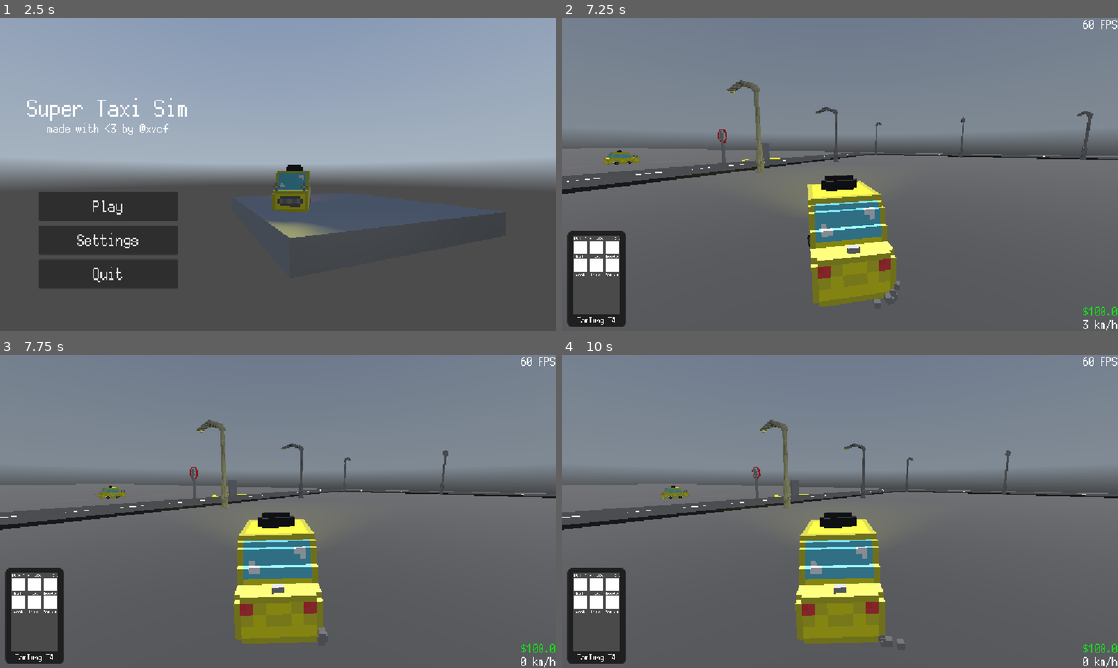
Above: before the commit, frames 1-4 (two rows, left to right).
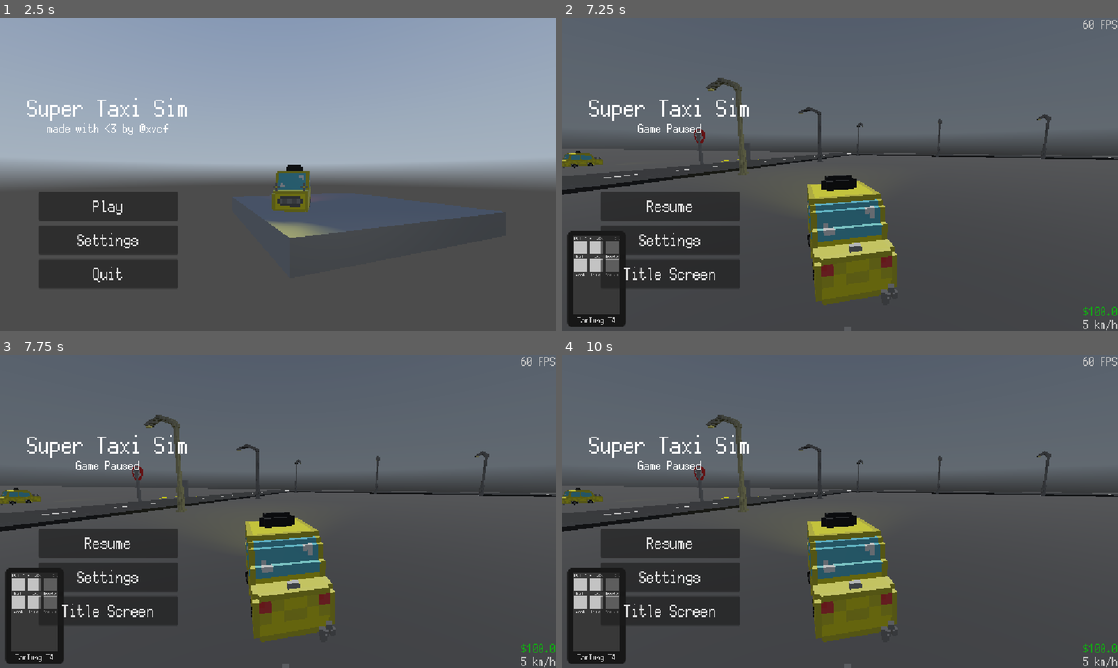
Above: after the commit, the same moments.

Repository: RafaeloxMC/super-taxi-sim
Game: Godot game, scene res://scenes/ui/main_menu.tscn
Two runs of this game, one before a commit and one after it. Both use one fixed random seed, a clock stepped at 60 frames per second and the inputs below. A sky picture missing from this copy of the repository is replaced by a grey-blue gradient.
Inputs (mouse positions are in pixels of both pictures, inside the frame that each line leads up to):
- Up to frame 1 (2.5 s): click "Settings" at 0.5 s; tap Enter at 1.25 s; move the mouse to (400, 158) at 1.27 s; hold D (steer_right) 1.28-2 s; tap Q (phone) at 1.35 s; click (400, 158) at 1.42 s; click "Back" at 2 s
- Up to frame 2 (7.25 s): click "Play" at 2.75 s; click "Create Company" at 3.5 s; move the mouse to (728, 190) at 4.27 s; hold S (brake) 4.28-5.03 s; tap Alt at 4.35, 6.6 s; move the mouse to (895, 105) at 5.02 s; hold D (steer_right) 5.03-5.78 s; tap Shift at 5.1 s; move the mouse to (812, 237) at 5.77 s; hold W (accelerate) 5.78-6.53 s; tap Q (phone) at 5.85 s; click (812, 237) at 5.92 s; move the mouse to (840, 174) at 6.52 s; hold A (steer_left) from 6.53 s (still down); click (840, 174) at 6.67 s; tap Escape (pause, bound only after the commit) at 7.15 s
- Up to frame 3 (7.75 s): release A (steer_left) at 7.25 s; click (105, 542) at 7.25 s, where only the run after the commit has a clickable "Resume"
- Up to frame 4 (10 s): click (667, 577) at 8 s, where only the run after the commit has a clickable "Settings"; click (667, 611) at 8.75 s, where only the run after the commit has a clickable "Title Screen"; move the mouse to (673, 464) at 9.52 s; hold A (steer_left) from 9.53 s (still down); tap Shift at 9.6 s

Frame 1 is identical in both runs. In frame 2, 64% of the frame differs, in the area x 0-100%, y 0-100%; in frame 3, 64%; in frame 4, 66%.

Commit message:
Add pause screen

Diff:
--- a/project.godot
+++ b/project.godot
@@ -62,6 +62,11 @@
 "events": [Object(InputEventKey,"resource_local_to_scene":false,"resource_name":"","device":-1,"window_id":0,"alt_press …(192 unchanged characters)…
 ]
 }
+pause={
+"deadzone": 0.2,
+"events": [Object(InputEventKey,"resource_local_to_scene":false,"resource_name":"","device":-1,"window_id":0,"alt_pressed":false,"shift_pressed":false,"ctrl_pressed":false,"meta_pressed":false,"pressed":false,"keycode":0,"physical_keycode":4194305,"key_label":0,"unicode":0,"location":0,"echo":false,"script":null)
+]
+}
 
 [rendering]
 
--- a/scenes/ui/ingame_ui.tscn
+++ b/scenes/ui/ingame_ui.tscn
@@ -1,7 +1,8 @@
-[gd_scene load_steps=3 format=3 uid="uid://b72tgd6dopu1q"]
+[gd_scene load_steps=4 format=3 uid="uid://b72tgd6dopu1q"]
 
 [ext_resource type="Script" uid="uid://ctwtf1vd1ijgf" path="res://scripts/ui/ingame_ui.gd" id="1_031h6"]
 [ext_resource type="Theme" uid="uid://nfbuw1d6mf3f" path="res://assets/themes/ui.tres" id="1_v3yap"]
+[ext_resource type="PackedScene" uid="uid://bbj734fl4lxj3" path="res://scenes/ui/pause.tscn" id="3_sl7ef"]
 
 [node name="IngameUI" type="Control"]
 layout_mode = 3
@@ -53,6 +54,9 @@
 text = "0 km/h"
 horizontal_alignment = 2
 
+[node name="PauseMenu" parent="." instance=ExtResource("3_sl7ef")]
+layout_mode = 1
+
 [node name="FPS" type="Label" parent="."]
 layout_mode = 1
 anchors_preset = 3
--- /dev/null
+++ b/scenes/ui/pause.tscn
@@ -0,0 +1,84 @@
+[gd_scene load_steps=4 format=3 uid="uid://bbj734fl4lxj3"]
+
+[ext_resource type="Script" uid="uid://qlbs6et3bgou" path="res://scripts/ui/pause.gd" id="1_k23cl"]
+[ext_resource type="PackedScene" uid="uid://n0gdpr68s0ip" path="res://scenes/ui/settings.tscn" id="2_5834a"]
+[ext_resource type="Theme" uid="uid://nfbuw1d6mf3f" path="res://assets/themes/ui.tres" id="2_qgos8"]
+
+[node name="PauseMenu" type="Control"]
+visible = false
+z_index = 128
+layout_mode = 3
+anchors_preset = 15
+anchor_right = 1.0
+anchor_bottom = 1.0
+grow_horizontal = 2
+grow_vertical = 2
+script = ExtResource("1_k23cl")
+settings_packed = ExtResource("2_5834a")
+
+[node name="UI Container" type="Control" parent="."]
+anchors_preset = 0
+offset_right = 1152.0
+offset_bottom = 648.0
+
+[node name="Background" type="ColorRect" parent="UI Container"]
+layout_mode = 0
+offset_right = 1152.0
+offset_bottom = 648.0
+color = Color(0, 0, 0, 0.23529412)
+
+[node name="Title" type="Label" parent="UI Container"]
+layout_mode = 0
+offset_left = 56.0
+offset_top = 160.0
+offset_right = 392.0
+offset_bottom = 214.0
+theme = ExtResource("2_qgos8")
+theme_override_font_sizes/font_size = 48
+text = "Super Taxi Sim"
+horizontal_alignment = 1
+
+[node name="Subtitle" type="Label" parent="UI Container"]
+layout_mode = 0
+offset_left = 56.0
+offset_top = 216.0
+offset_right = 392.0
+offset_bottom = 270.0
+theme = ExtResource("2_qgos8")
+theme_override_font_sizes/font_size = 24
+text = "Game Paused"
+horizontal_alignment = 1
+
+[node name="Buttons" type="Control" parent="UI Container"]
+anchors_preset = 0
+offset_left = 80.0
+offset_top = 360.0
+offset_right = 369.0
+offset_bottom = 560.0
+
+[node name="Resume" type="Button" parent="UI Container/Buttons"]
+layout_mode = 0
+offset_right = 289.0
+offset_bottom = 60.0
+theme = ExtResource("2_qgos8")
+text = "Resume"
+
+[node name="SettingsButton" type="Button" parent="UI Container/Buttons"]
+layout_mode = 0
+offset_top = 70.0
+offset_right = 289.0
+offset_bottom = 130.0
+theme = ExtResource("2_qgos8")
+text = "Settings"
+
+[node name="TitleScreen" type="Button" parent="UI Container/Buttons"]
+layout_mode = 0
+offset_top = 140.0
+offset_right = 289.0
+offset_bottom = 200.0
+theme = ExtResource("2_qgos8")
+text = "Title Screen"
+
+[connection signal="pressed" from="UI Container/Buttons/Resume" to="." method="_on_resume_pressed"]
+[connection signal="pressed" from="UI Container/Buttons/SettingsButton" to="." method="_on_settings_pressed"]
+[connection signal="pressed" from="UI Container/Buttons/TitleScreen" to="." method="_on_title_screen_pressed"]
--- a/scripts/player/taxi.gd
+++ b/scripts/player/taxi.gd
@@ -12,13 +12,13 @@
 var smoothed = 0
 var wheel_step = 0.01
 
-@onready var car_mesh = $Car
-@onready var body_mesh = $Car/Model
-@onready var ground_ray = $Car/RayCast3D
-@onready var right_wheel = $Car/Model/Wheels/fr
-@onready var left_wheel = $Car/Model/Wheels/fl
-@onready var right_wheelb = $Car/Model/Wheels/br
-@onready var left_wheelb = $Car/Model/Wheels/bl
+@onready var car_mesh: Node3D = $Car
+@onready var body_mesh: Node3D = $Car/Model
+@onready var ground_ray: RayCast3D = $Car/RayCast3D
+@onready var right_wheel: Node3D = $Car/Model/Wheels/fr
+@onready var left_wheel: Node3D = $Car/Model/Wheels/fl
+@onready var right_wheelb: Node3D = $Car/Model/Wheels/br
+@onready var left_wheelb: Node3D = $Car/Model/Wheels/bl
 
 var pos = Vector3.ZERO
 
@@ -26,15 +26,23 @@
 	lock_rotation = true
 	pos = self.position
 	GameManager.death.connect(death)
+	process_mode = Node.PROCESS_MODE_PAUSABLE
 
-func _physics_process(_delta: float):
-	car_mesh.global_position = global_position + Vector3.UP * sphere_offset.y
+func _physics_process(delta: float):
+	if global_position.is_finite() && delta != 0:
+		var gpos = global_position + Vector3.UP * sphere_offset.y
+		car_mesh.global_position = gpos
 
-	if ground_ray.is_colliding() && self.linear_velocity.length() * 3.6 < vmax:
-		apply_central_force(-car_mesh.global_transform.basis.z * speed_input)
+		if ground_ray.is_colliding() && self.linear_velocity.length() * 3.6 < vmax:
+			var force = -car_mesh.global_transform.basis.z * speed_input
+			apply_central_force(force)
 
 func _process(delta: float):
+	if Engine.time_scale == 0 || delta == 0:
+		return
 	var vel: Vector3 = self.linear_velocity
+	if not vel.is_finite():
+		return
 	var speed_mps: float = vel.length()
 	GameManager.speed = speed_mps * 3.6
 
@@ -58,9 +66,11 @@
 	left_wheel.rotation.y = smoothed
 
 	if linear_velocity.length() > turn_stop_limit:
-		var new_basis = car_mesh.global_transform.basis.rotated(car_mesh.global_transform.basis.y, turn_input)
-		car_mesh.global_transform.basis = car_mesh.global_transform.basis.slerp(new_basis, turn_speed * delta)
-		car_mesh.global_transform = car_mesh.global_transform.orthonormalized()
+		var new_basis = car_mesh.global_transform.basis.rotated(car_mesh.global_transform.basis.y, turn_input).orthonormalized()
+		var slerped = car_mesh.global_transform.basis.slerp(new_basis, turn_speed * delta).orthonormalized()
+		car_mesh.global_transform.basis = slerped
+		var ortho = car_mesh.global_transform.orthonormalized()
+		car_mesh.global_transform = ortho
 
 		var t = -turn_input * linear_velocity.length() / body_tilt
 		body_mesh.rotation.z = lerp(body_mesh.rotation.z, t, 5.0 * delta)
@@ -68,7 +78,7 @@
 		if ground_ray.is_colliding():
 			var n = ground_ray.get_collision_normal()
 			var xform = align_with_y(car_mesh.global_transform, n)
-			car_mesh.global_transform = car_mesh.global_transform.interpolate_with(xform, 10.0 * delta)
+			car_mesh.global_transform = car_mesh.global_transform.interpolate_with(xform, 10.0 * delta).orthonormalized()
 
 func align_with_y(xform: Transform3D, new_y: Vector3):
 	xform.basis.y = new_y
--- /dev/null
+++ b/scripts/ui/pause.gd
@@ -0,0 +1,34 @@
+extends Control
+
+@onready var ui_container: Control = $"UI Container"
+
+@export var settings_packed: PackedScene
+
+var settings_node_name: String = ""
+
+func _ready() -> void:
+	process_mode = Node.PROCESS_MODE_ALWAYS
+
+# Called every frame. 'delta' is the elapsed time since the previous frame.
+func _process(_delta: float) -> void:
+	if self.has_node(settings_node_name):
+		ui_container.hide()
+	else:
+		ui_container.show()
+
+	if Input.is_action_just_pressed("pause"):
+		self.visible = !self.visible
+		get_tree().paused = self.visible
+
+func _on_resume_pressed() -> void:
+	self.visible = false
+	get_tree().paused = false
+
+func _on_settings_pressed() -> void:
+	var node = settings_packed.instantiate()
+	self.add_child(node)
+	settings_node_name = node.name
+
+func _on_title_screen_pressed() -> void:
+	get_tree().paused = false
+	SceneManager.call_scene("main_menu")
Not shown, added: scripts/ui/pause.gd.uid
